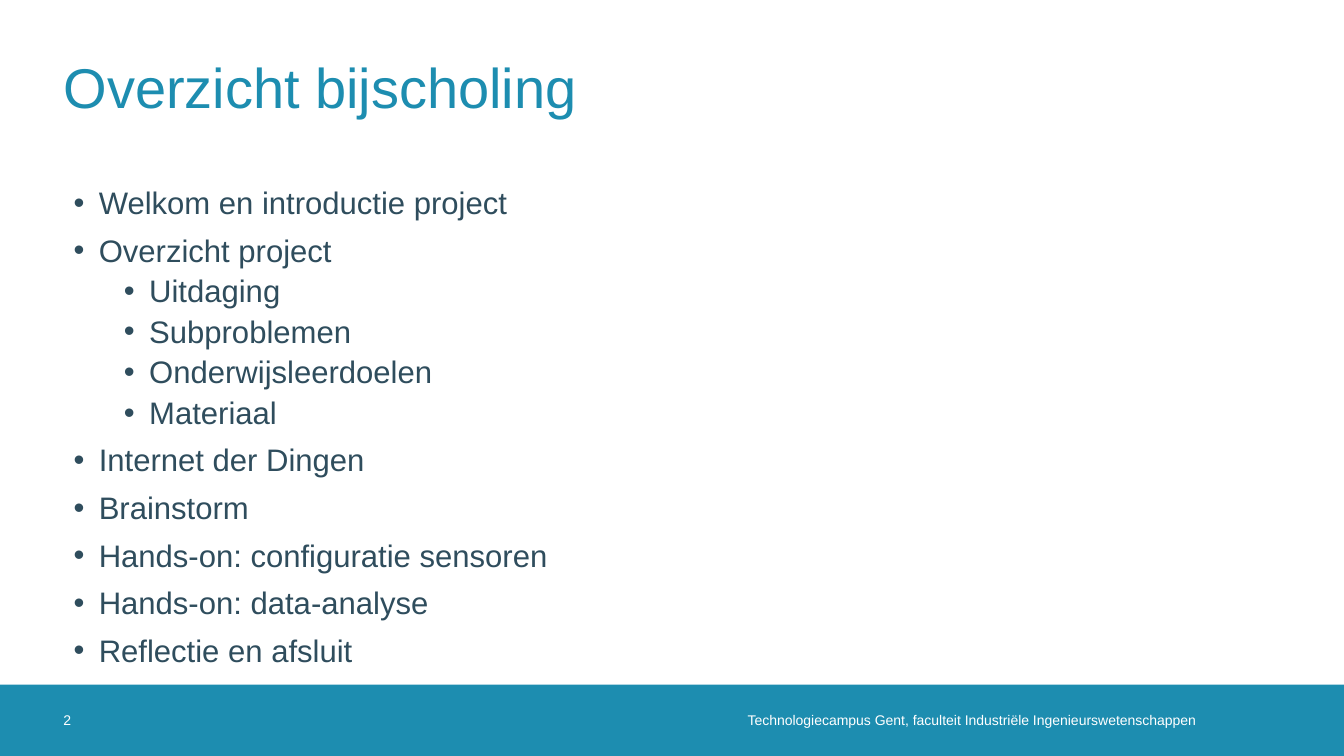
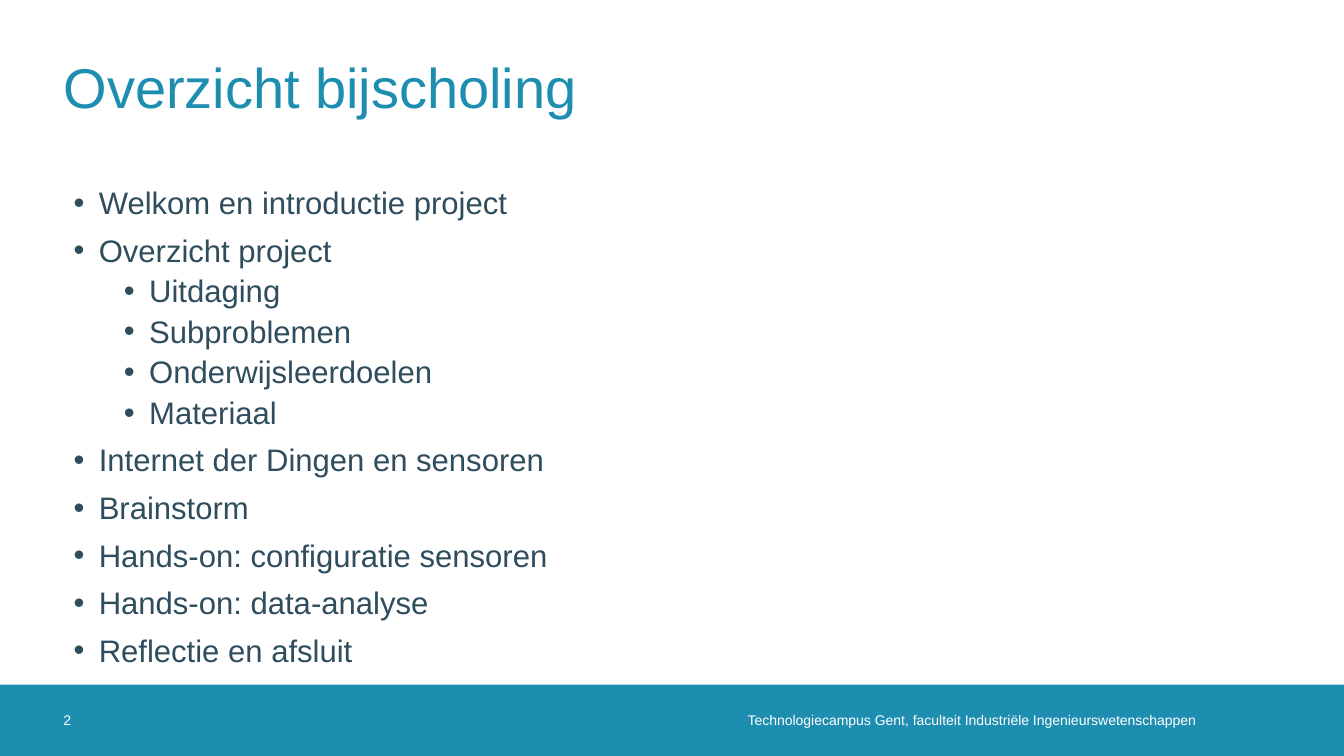
Before and after one commit to dramco-iwast/handleiding-voor-leerkrachten, a slide deck: slide 2 of assets/files/IWAST-bijscholingsmoment.pptx. Drawn at 1344x756 pixels with LibreOffice and Linux fonts; fonts in the diff are those of the drawing; background and template pictures are left out. Boxes give left, top, right and bottom in pixels: in the first picture for what was removed or moved away, otherwise in the second. Text is boxed around its words. In the diff, an @@ line names an element or a change of style, - is before the commit and + after.

```diff
--- a/assets/files/IWAST-bijscholingsmoment.pptx
+++ b/assets/files/IWAST-bijscholingsmoment.pptx
@@ text at (99,448,544,478): text changed @@
-• Internet der Dingen
+• Internet der Dingen en sensoren
```
Also in this commit, not shown: 2 other slides changed, 17 slides added, 6 other files.
